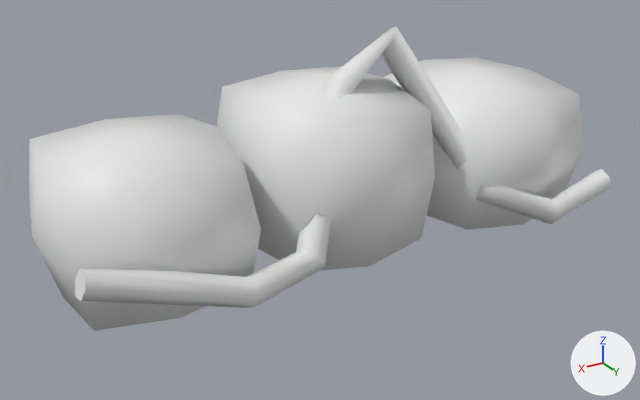
Two versions of the FBX model Assets/Models/Gates/BallValley/BallValley_Kit_Rim_Straight_4m.fbx, one commit apart.
Rendered twice from a camera (50 mm lens) standing at (4.91, 5.56, 2.68) and looking at (2.08, 0.85, 0.33). The lights are fixed; the arrows at lower right show +X, +Y and +Z. The first picture is the older version. Materials are left out; every surface is plain grey. Where no turn or scale is listed for an object, it has been applied to the vertices.

Objects in the first picture: 'BallValley_Kit_Rim_Straight_4m'.
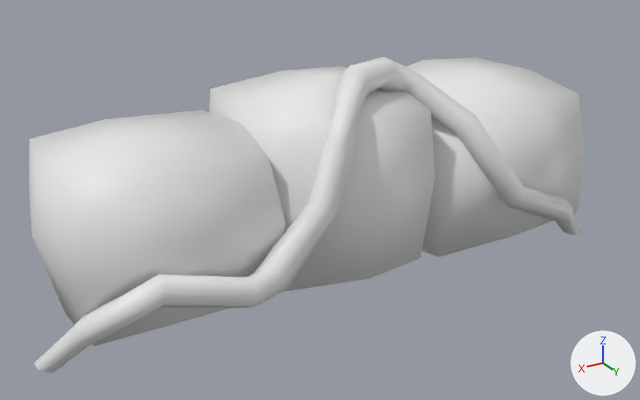
The change, as a diff of the scene's bpy script:
```diff
--- a/Assets/Models/Gates/BallValley/BallValley_Kit_Rim_Straight_4m.fbx.py
+++ b/Assets/Models/Gates/BallValley/BallValley_Kit_Rim_Straight_4m.fbx.py
@@ me_ballvalley_kit_rim_straight_4m @@
 # used by ob_ballvalley_kit_rim_straight_4m; location = (0.0, 0.0, 0.0)
-me_ballvalley_kit_rim_straight_4m.from_pydata(...)  # 132 vertices, 124 faces; spans x 0.0..3.94, y -0.01..1.6, z -0.08..1.43
+me_ballvalley_kit_rim_straight_4m.from_pydata(...)  # 174 vertices, 162 faces; spans x -0.12..4.06, y -0.01..1.62, z -0.32..1.29
+# me_ballvalley_kit_rim_straight_4m part 1
+# 18 vertices are removed from x 2.4..3.92, y 1.31..1.6, z 0.14..0.58
+# 28 faces are deleted
+# 6 vertices in x 1.13..1.31, y 0.16..1.36, z 0.44..0.93 move by (0.12, 0.0, 0.0)
+# 4 vertices in x 2.64..2.84, y 0.15..1.27, z 0.47..0.93 move by (-0.16, 0.0, 0.0)
+# 3 vertices in x 0.13..0.21, y 0.18..1.22, z 0.02..0.09 move by (-0.19, 0.0, -0.15)
+# 3 vertices in x 0.64..0.68, y 0.12..1.31, z -0.08..0.02 move by (0.12, 0.0, -0.07)
+# 3 vertices in x 1.46..1.51, y 0.18..1.25, z 0.03..0.08 move by (0.0, 0.0, -0.15)
+# 3 vertices in x 1.98, y 0.11..1.32, z -0.08..0.02 move by (0.0, 0.0, -0.09)
+# 53 vertices move from x 0.07..3.81, y 0.11..1.58, z -0.08..1.43 to x -0.12..3.81, y 0.11..1.58, z -0.28..1.14
+# 60 vertices are added at x 1.57..4.06, y 0.82..1.62, z -0.32..1.29
+# 66 new faces join them
```

Where the change shows, as pixel boxes [x1, y1, x2, y2] in the pictures (640 x 400 px):
'BallValley_Kit_Rim_Straight_4m', reshaped: before [29, 27, 611, 331]; after [29, 57, 584, 373]
part 1 of me_ballvalley_kit_rim_straight_4m, built on: before [75, 81, 352, 308]; after [34, 57, 415, 373]
